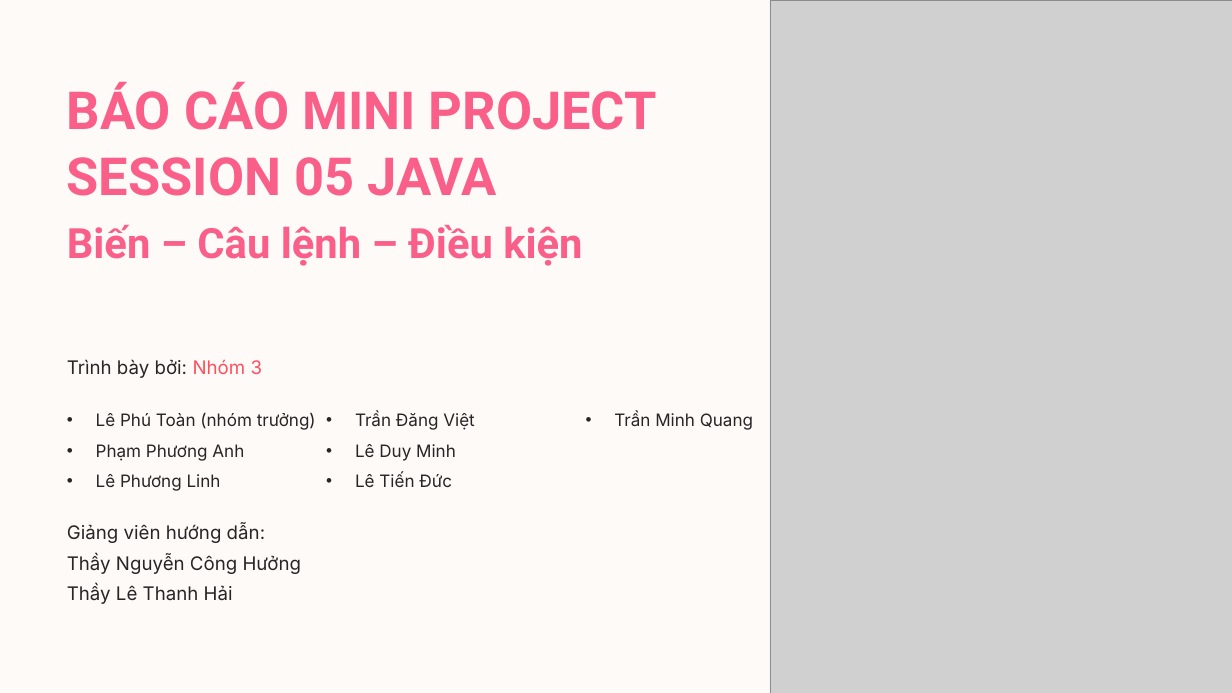
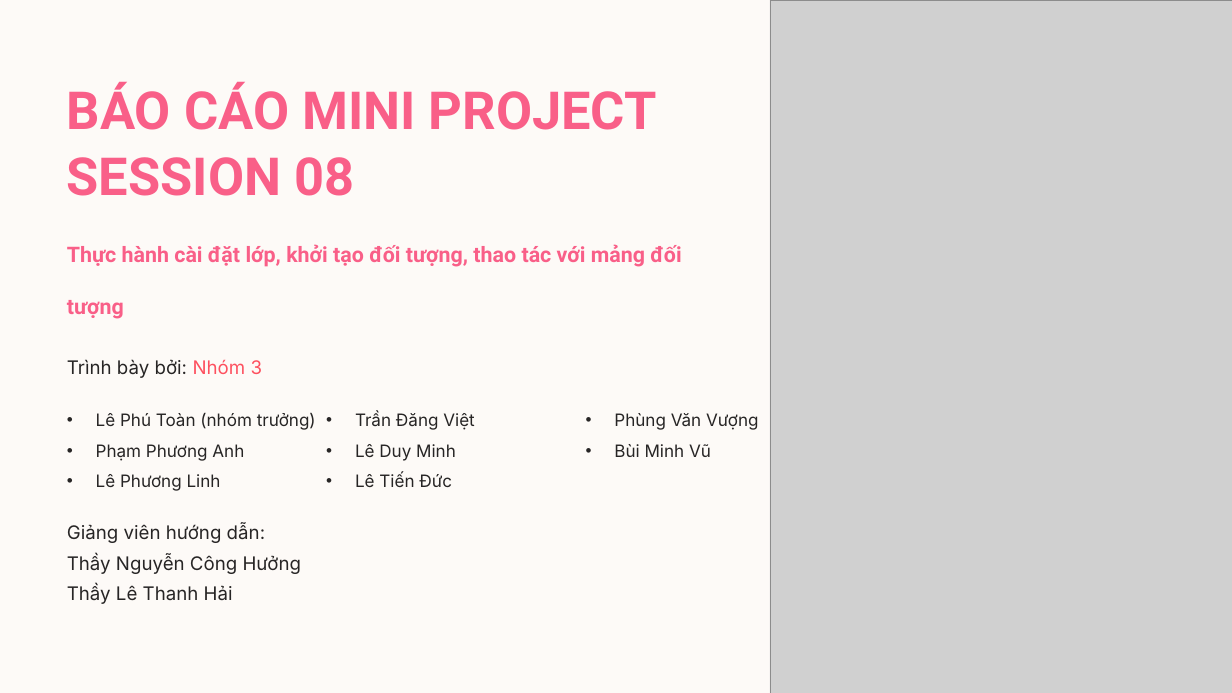
Before and after one commit to letoan0902/Java_Fundamental, a slide deck: slide 1 of BAO-CAO-MINI-PROJECT-SESSION-05-JAVA-CORE.pptx. Drawn at 1232x693 pixels with LibreOffice and Linux fonts; fonts in the diff are those of the drawing; grey boxes stand for pictures; background and template pictures are left out. Boxes give left, top, right and bottom in pixels: in the first picture for what was removed or moved away, otherwise in the second. Text is boxed around its words. In the diff, an @@ line names an element or a change of style, - is before the commit and + after.

```diff
--- a/BAO-CAO-MINI-PROJECT-SESSION-05-JAVA-CORE.pptx
+++ b/BAO-CAO-MINI-PROJECT-SESSION-05-JAVA-CORE.pptx
@@ text at (67,82,657,196): text changed @@
-BÁO CÁO MINI PROJECT SESSION 05 JAVA
+BÁO CÁO MINI PROJECT SESSION 08
@@ text at (67,244,681,319): text changed; size 39 to 20 pt @@
-Biến – Câu lệnh – Điều kiện
+Thực hành cài đặt lớp, khởi tạo đối tượng, thao tác với mảng đối tượng
@@ text at (614,412,753,430): text changed @@
-• Trần Minh Quang
+• Phùng Văn Vượng
+• Bùi Minh Vũ
```
Also in this commit, not shown: 6 other slides changed, 2 slides added, 2 slides removed, 5 other files.
